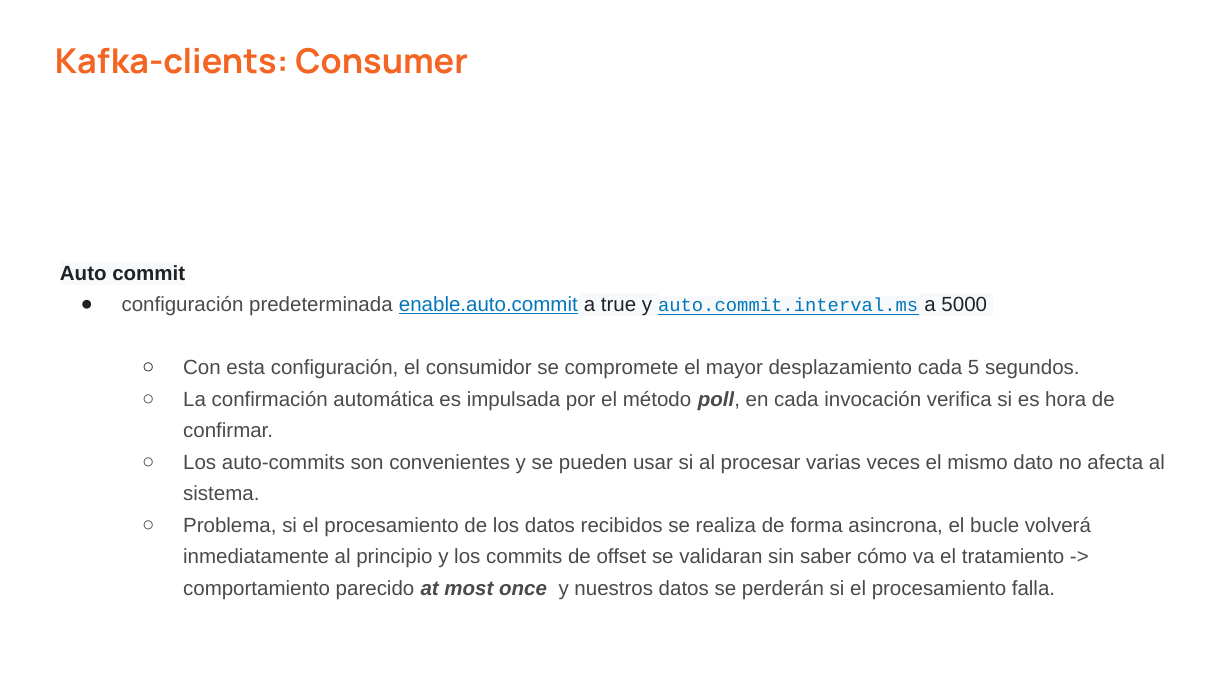
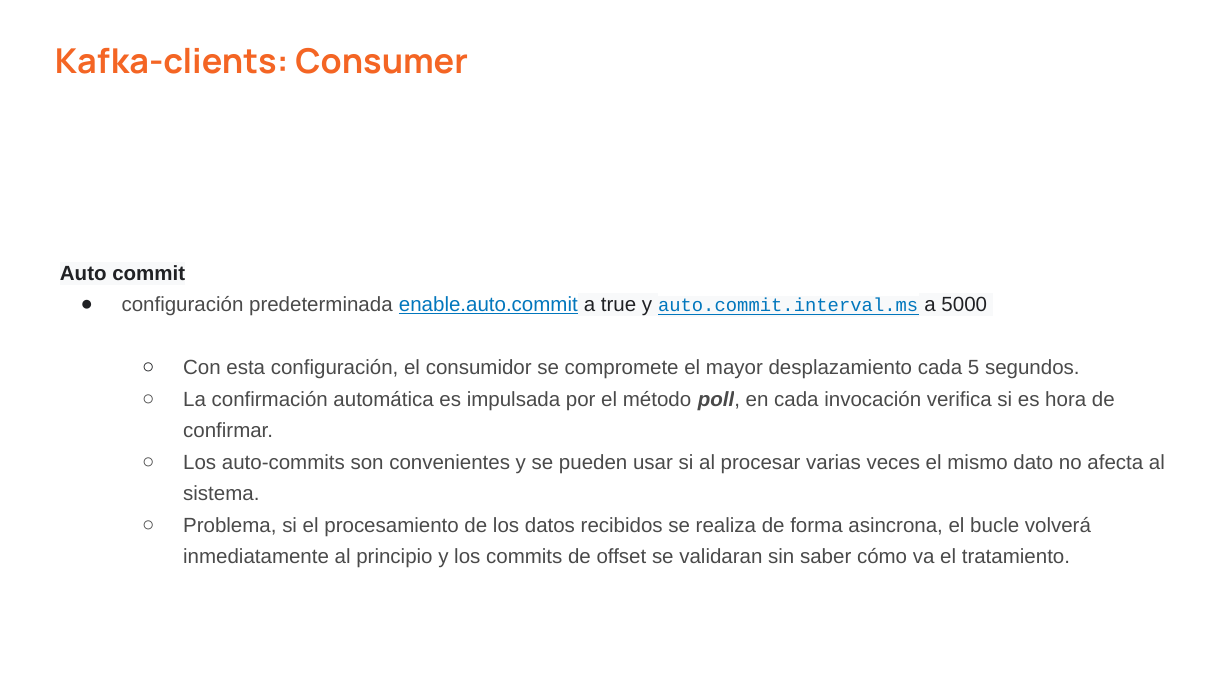
Before and after one commit to vass-engineering/101-kafka, a slide deck: slide 23 of docs/KafkaClients-Producer-Consumer.pptx. Drawn at 1232x693 pixels with LibreOffice and Linux fonts; fonts in the diff are those of the drawing. Boxes give left, top, right and bottom in pixels: in the first picture for what was removed or moved away, otherwise in the second. Text is boxed around its words. In the diff, an @@ line names an element or a change of style, - is before the commit and + after.

```diff
--- a/docs/KafkaClients-Producer-Consumer.pptx
+++ b/docs/KafkaClients-Producer-Consumer.pptx
@@ text at (183, 517, 1091, 568): text changed @@
-  ○ Problema, si el procesamiento de los datos recibidos se realiza de forma asincrona, el bucle volverá inmediatamente al principio y los commits de offset se validaran sin saber cómo va el tratamiento -> comportamiento parecido at most once y nuestros datos se perderán si el procesamiento falla.
+  ○ Problema, si el procesamiento de los datos recibidos se realiza de forma asincrona, el bucle volverá inmediatamente al principio y los commits de offset se validaran sin saber cómo va el tratamiento.
```
Also in this commit, not shown: 9 other slides changed.
